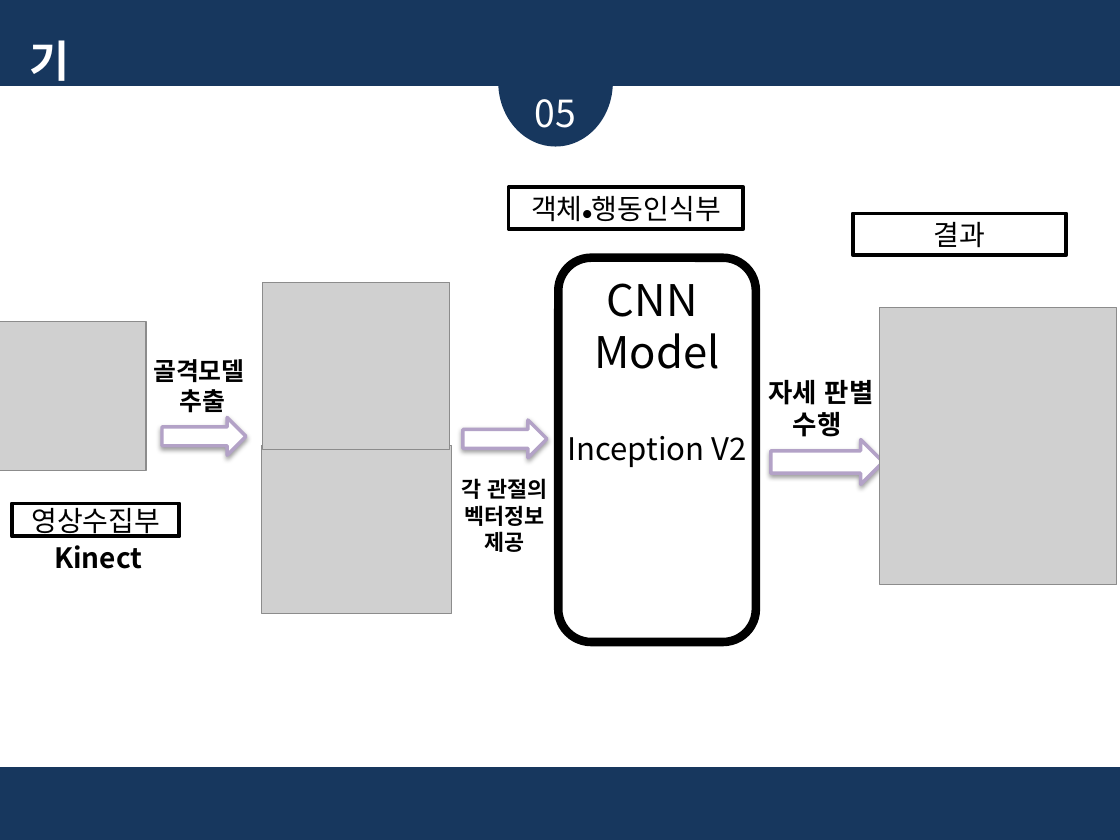
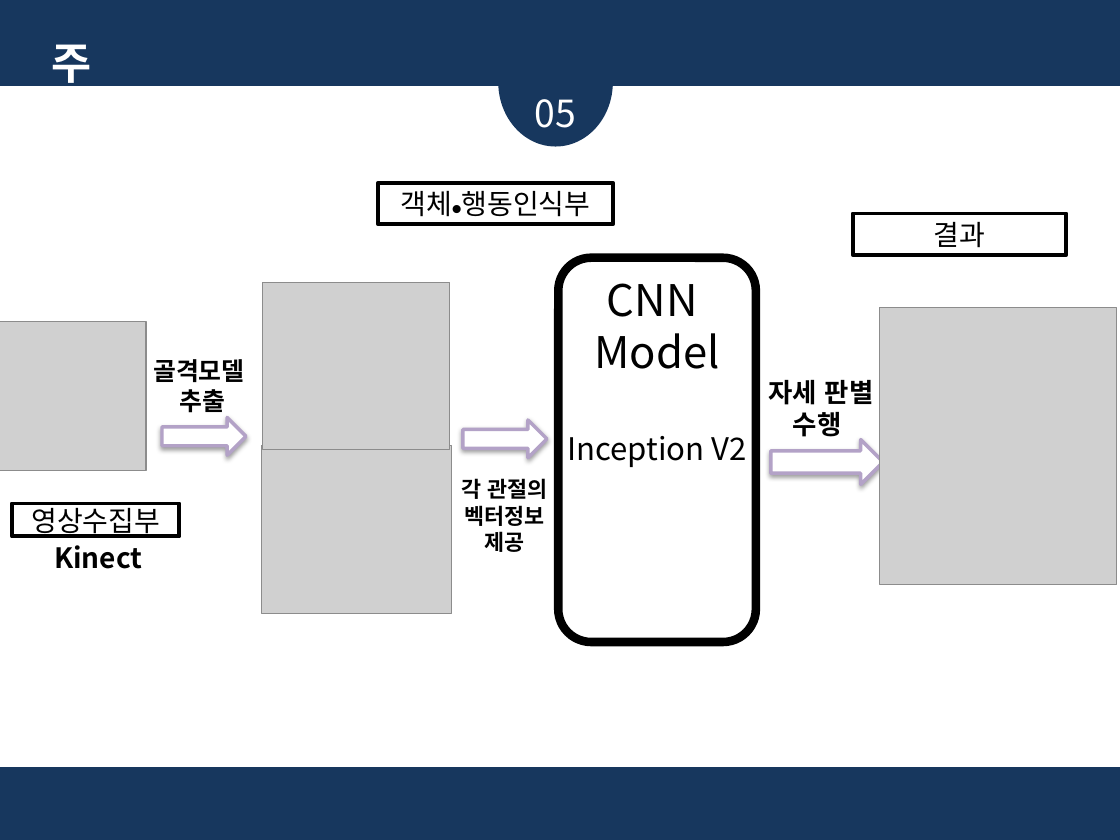
Before and after one commit to glad1470/2019_research, a slide deck: slide 9 of Doc/주제 선정 및 시장 조사_19.03.19/졸업논문 주제_임광효_김준영_2.pptx. Drawn at 1120x840 pixels with LibreOffice and Linux fonts; fonts in the diff are those of the drawing; grey boxes stand for pictures. Boxes give left, top, right and bottom in pixels: in the first picture for what was removed or moved away, otherwise in the second. Text is boxed around its words. In the diff, an @@ line names an element or a change of style, - is before the commit and + after.

```diff
--- a/Doc/주제 선정 및 시장 조사_19.03.19/졸업논문 주제_임광효_김준영_2.pptx
+++ b/Doc/주제 선정 및 시장 조사_19.03.19/졸업논문 주제_임광효_김준영_2.pptx
@@ text removed at <box>28,40,69,88</box> @@
-기술
@@ text added at <box>51,44,92,145</box>, 28 pt, text #FFFFFF, bold @@
+주제
@@ rectangle "객체⦁행동인식부": place and size @@
-rectangle "객체⦁행동인식부" at <box>508,187,744,228</box>
+rectangle "객체⦁행동인식부" at <box>379,183,614,224</box>
```
Also in this commit, not shown: 9 other slides changed.
